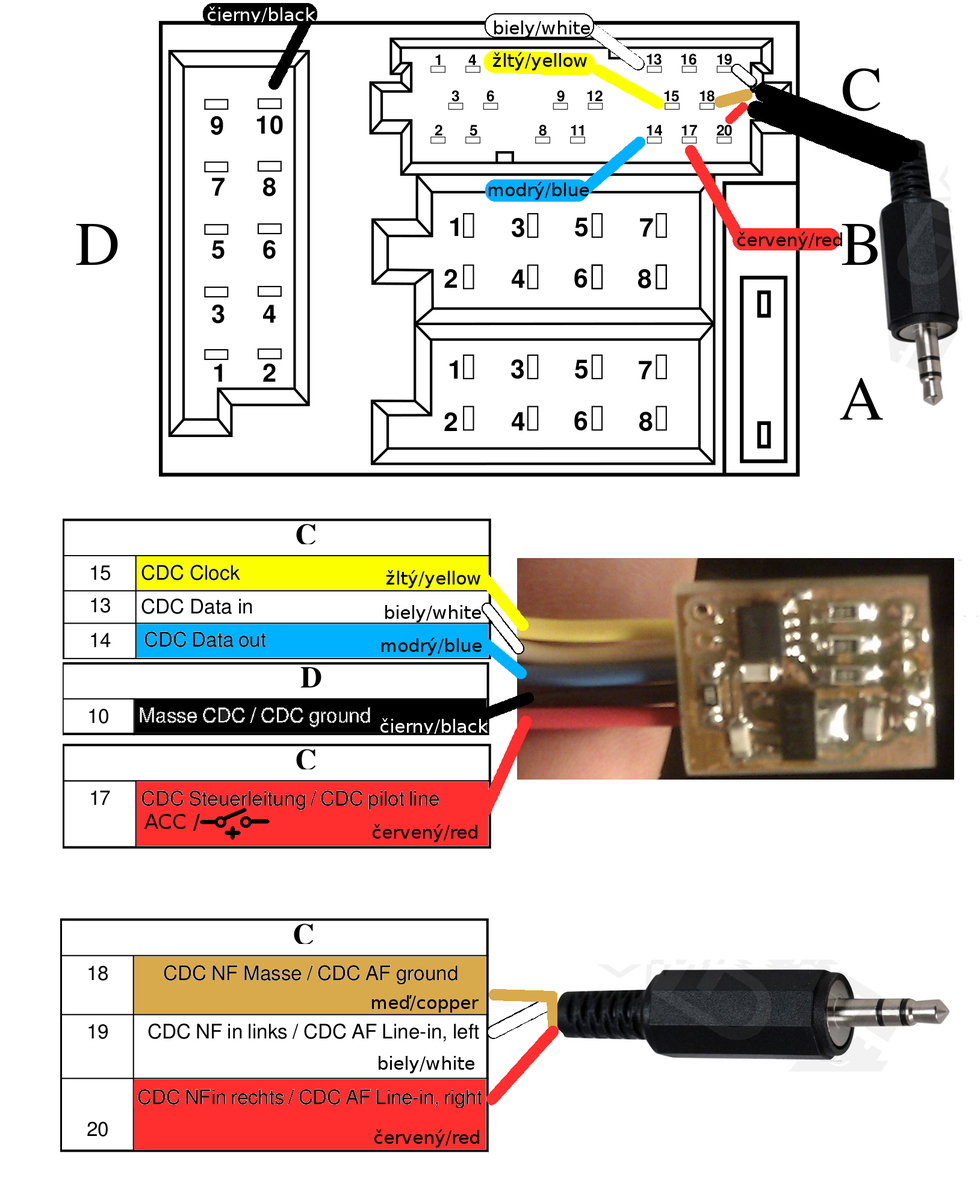
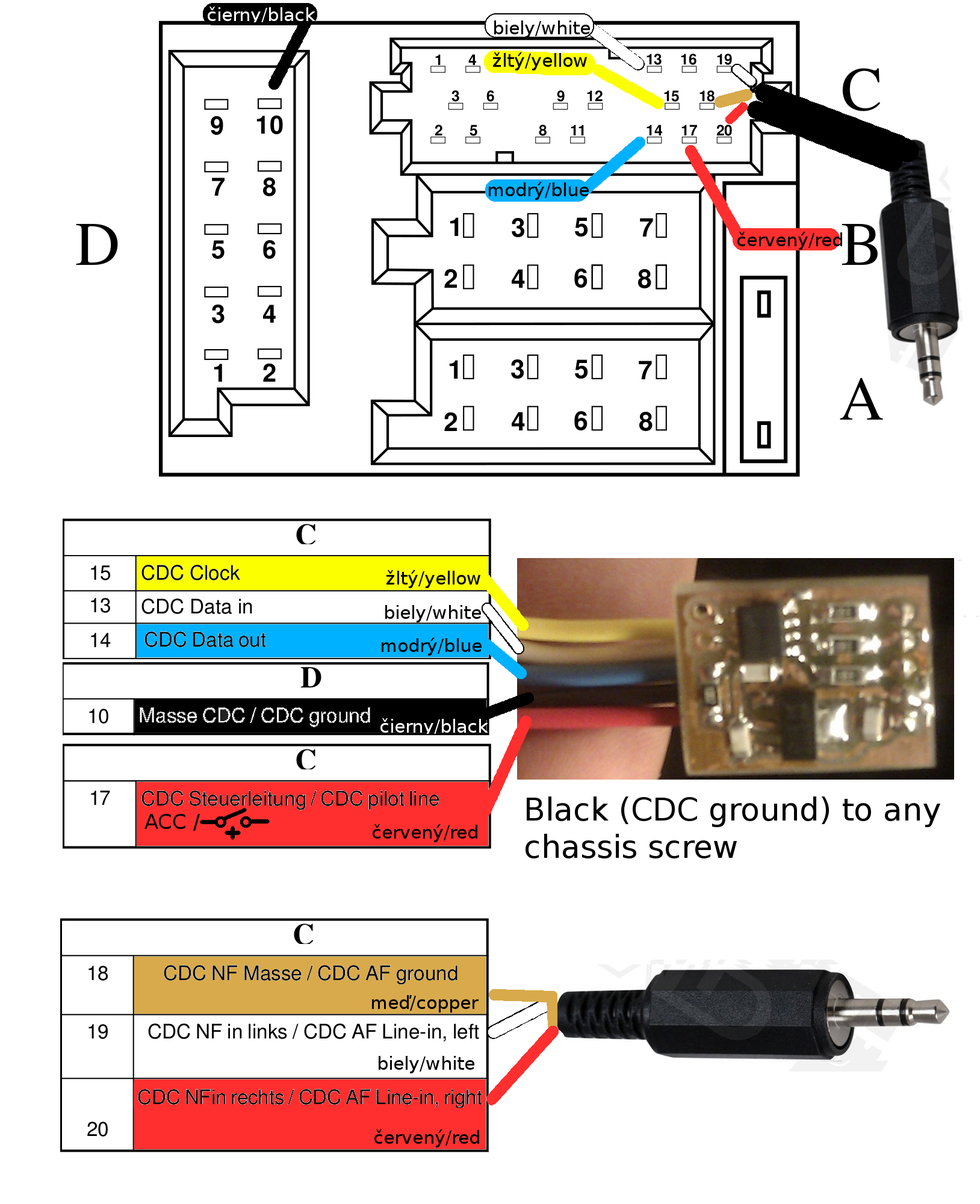
The second 980x1204 image is a revision of the first. Changes to its layers:
added layer "Black (CDC ground) to any ..." above "audi-chorus_concert.pdf" over bbox(525, 796, 941, 859)
